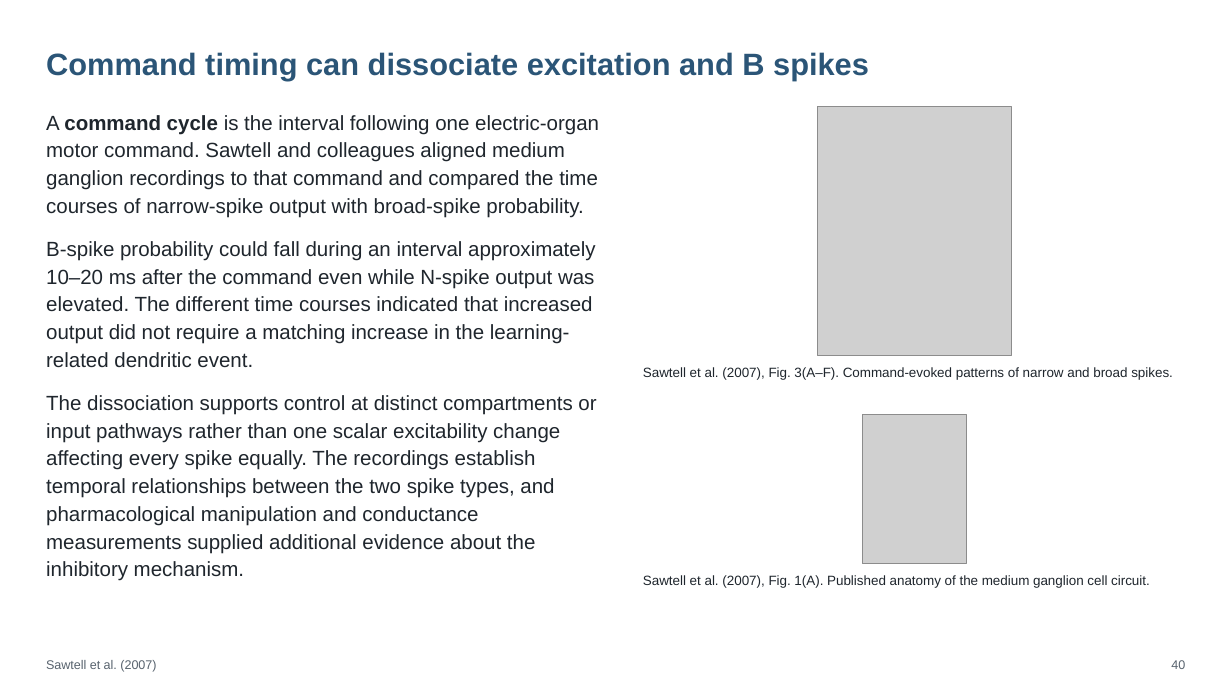
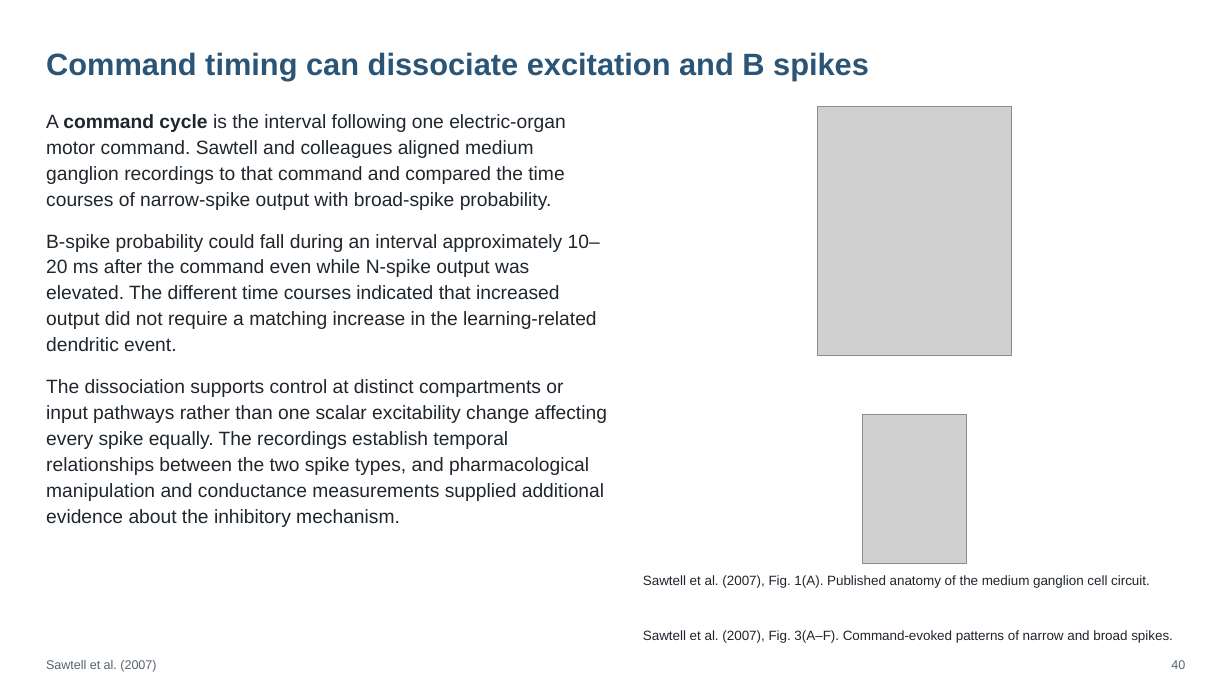
Before and after one commit to jordanxxlopez/NEUROETHOLOGY, a slide deck: slide 53 of scaffolded/Neuroethology_Lecture21_FA2026_SCAFFOLDED.pptx. Drawn at 1232x693 pixels with LibreOffice and Linux fonts; fonts in the diff are those of the drawing; grey boxes stand for pictures. Boxes give left, top, right and bottom in pixels: in the first picture for what was removed or moved away, otherwise in the second. Text is boxed around its words. In the diff, an @@ line names an element or a change of style, - is before the commit and + after.

```diff
--- a/scaffolded/Neuroethology_Lecture21_FA2026_SCAFFOLDED.pptx
+++ b/scaffolded/Neuroethology_Lecture21_FA2026_SCAFFOLDED.pptx
@@ text "A command cycle is the ..." at <box>46,114,607,527</box>: size 16 to 15 pt; line spacing 21.6pt to 20.2pt; more space between paragraphs @@
@@ text "Sawtell et al. (2007), Fig. ...": place and size @@
-text "Sawtell et al. (2007), Fig. ..." at <box>643,367,1173,380</box>
+text "Sawtell et al. (2007), Fig. ..." at <box>643,630,1173,643</box>
```
Also in this commit, not shown: 57 other slides changed, 6 other files.
